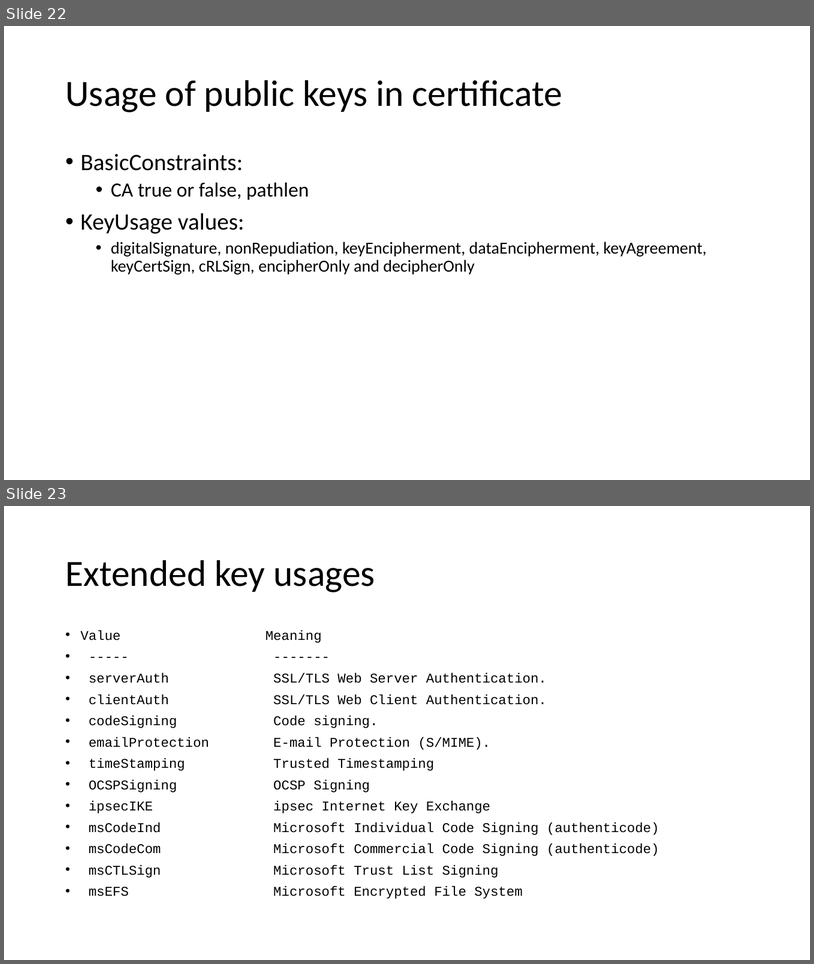
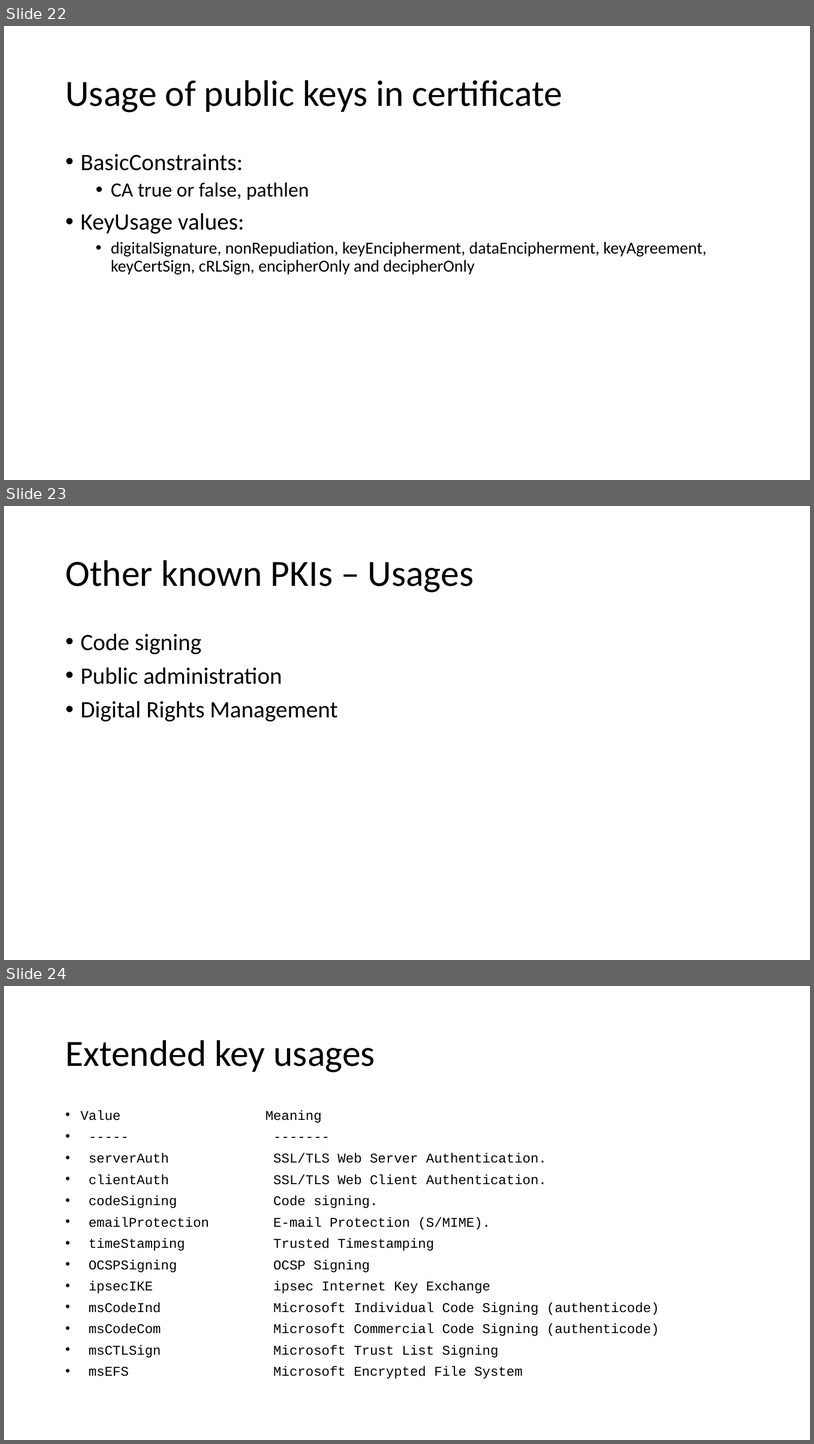
Before and after one commit to DeMaCS-UNICAL/NetworkSecurity, a slide deck: slides/ch13-PKI-and-Key-distribution-2020.pptx. Shown one above the other, each under a label of ours: slides 22 and 23 before the commit, slides 22, 23 and 24 after it. The pictures are 814x964 and 814x1444 pixels, drawn with LibreOffice and Linux fonts; fonts in the diff are those of the drawing. Boxes give left, top, right and bottom in pixels: in the first picture for what was removed or moved away, otherwise in the second. Text is boxed around its words. In the diff, an @@ line names an element or a change of style, - is before the commit and + after.

```diff
--- a/slides/ch13-PKI-and-Key-distribution-2020.pptx
+++ b/slides/ch13-PKI-and-Key-distribution-2020.pptx
@@ slide 23 added at (4, 506, 810, 960), background #FFFFFF @@
@@ title added at (65, 560, 474, 592), 44 pt, text #000000 @@
+Other known PKIs – Usages
@@ text added at (81, 633, 338, 721), 28 pt, text #000000 @@
+• Code signing
+• Public administration
+• Digital Rights Management
@@ what was slide 23 is now slide 24 @@
```
Also in this commit, not shown: 1 slide changed.
